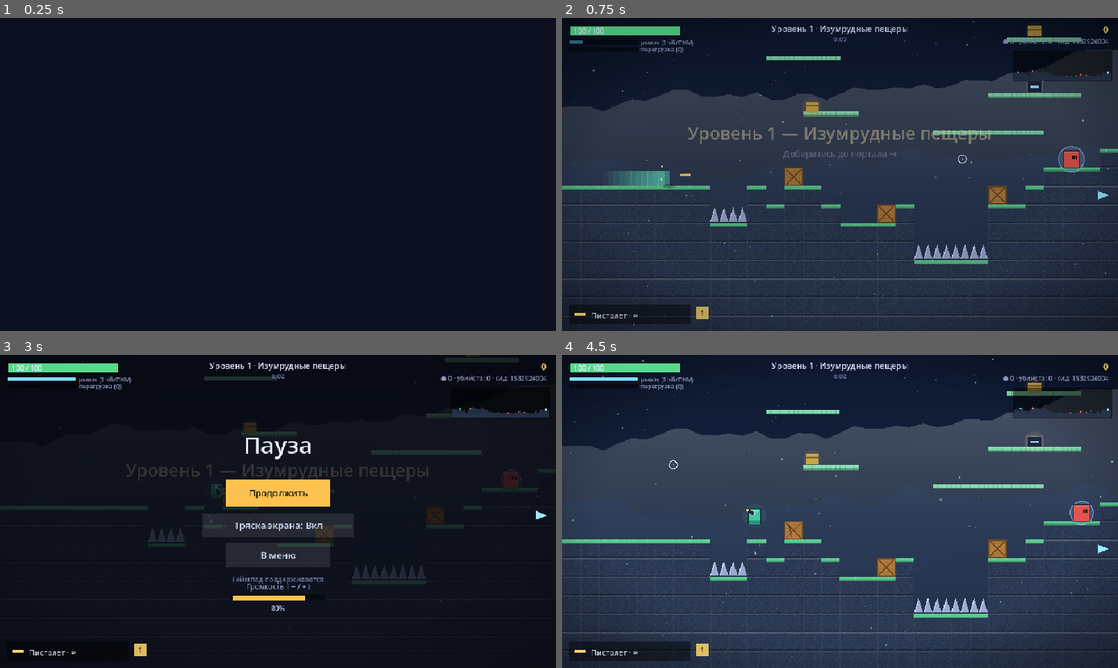
Above: before the commit, frames 1-4 (two rows, left to right).
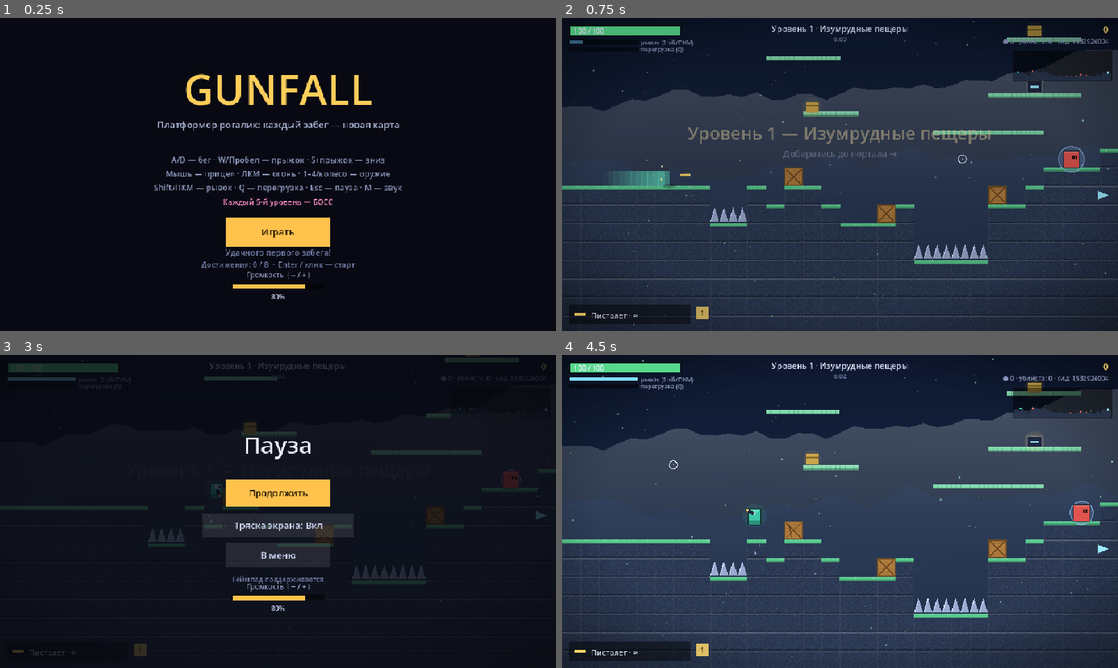
Above: after the commit, the same moments.

Repository: agent-carl/probable-enigma
Game: Godot game, scene res://Main.tscn
Two runs of this game, one before a commit and one after it. Both use one fixed random seed, a clock stepped at 60 frames per second and the inputs below.
Inputs (mouse positions are in pixels of both pictures, inside the frame that each line leads up to):
- Up to frame 1 (0.25 s): no input
- Up to frame 2 (0.75 s): tap Enter at 0.5 s; move the mouse to (962, 158) at 0.52 s; hold D from 0.53 s (still down); hold Shift from 0.53 s (still down); click (962, 158) at 0.67 s
- Up to frame 3 (3 s): tap Space at 0.77, 1.07, 1.52, 1.82 s; move the mouse to (166, 527) at 1.27 s; release D at 1.28 s; release Shift at 1.28 s; hold S 1.28-2.03 s; tap Q at 1.35 s; move the mouse to (333, 442) at 2.02 s; hold D 2.03-2.78 s; tap 1 at 2.1 s; move the mouse to (250, 574) at 2.77 s; hold W from 2.78 s (still down); tap P at 2.85 s; click (250, 574) at 2.92 s
- Up to frame 4 (4.5 s): tap Space at 3.02, 3.32, 3.5, 3.77, 4.07 s; move the mouse to (1006, 558) at 3.52 s; release W at 3.53 s; hold A from 3.53 s (still down); tap M at 3.6 s; tap Enter at 4.25, 4.35 s; move the mouse to (673, 464) at 4.27 s

The runs differ from the first frame. In frame 1, 5.1% of the frame differs, in the area x 27-73%, y 17-90%; in frame 2, nothing differs; in frame 3, 2.4%; in frame 4, nothing differs.

Commit message:
Fix: main menu (and all overlays) not drawn -> black screen on launch
_draw_overlays() was nested inside _draw_ambient(), which only runs when a
level exists. On the start menu (no level yet) nothing but the dark background
drew, so the game looked like a black screen and the Play button was invisible.
Now _draw_overlays() is called unconditionally at the end of _draw(), so the
menu/pause/death/upgrade/shop screens always render (and overlays now correctly
layer above the HUD). Added a --menu demo flag for verification.

Verified on Godot 4.6.3: parse clean, full suite passes (27 sections); the
main menu renders (title, Play button, controls) with 0 errors.

https://claude.ai/code/session_01CUUtNpiNcdpS7KL7R6tZmp

Diff:
--- a/godot/Game.gd
+++ b/godot/Game.gd
@@ -209,6 +209,8 @@
 		demo = true
 		audio_enabled = "--music" in OS.get_cmdline_args()  # музыку проверяем по флагу
 		RenderingServer.frame_post_draw.connect(_on_post_draw)
+		if "--menu" in OS.get_cmdline_args():
+			return  # остаёмся в меню для проверки его отрисовки
 		start_run(12345, "DEMO")
 		if "--boss" in OS.get_cmdline_args() or "--airboss" in OS.get_cmdline_args():
 			# прыжок на боссовый уровень с прокачкой — для проверки рендера босса
@@ -2350,6 +2352,8 @@
 		_draw_hud()
 		if fade > 0.0:
 			draw_rect(Rect2(0, 0, VW, VH), Color(0, 0, 0, fade))
+	# меню/пауза/смерть/магазин рисуются всегда (в т.ч. когда уровня ещё нет)
+	_draw_overlays()
 
 func _draw_fx() -> void:
 	# расходящиеся кольца взрывов
@@ -2385,8 +2389,6 @@
 			draw_circle(Vector2(p.x, p.y), p.size, col)
 		else:
 			draw_rect(Rect2(p.x - p.size / 2.0, p.y - p.size / 2.0, p.size, p.size), col)
-
-	_draw_overlays()
 
 func _build_crate_texture() -> void:
 	# деревянный ящик: горизонтальная текстура волокон + тёмная рамка
